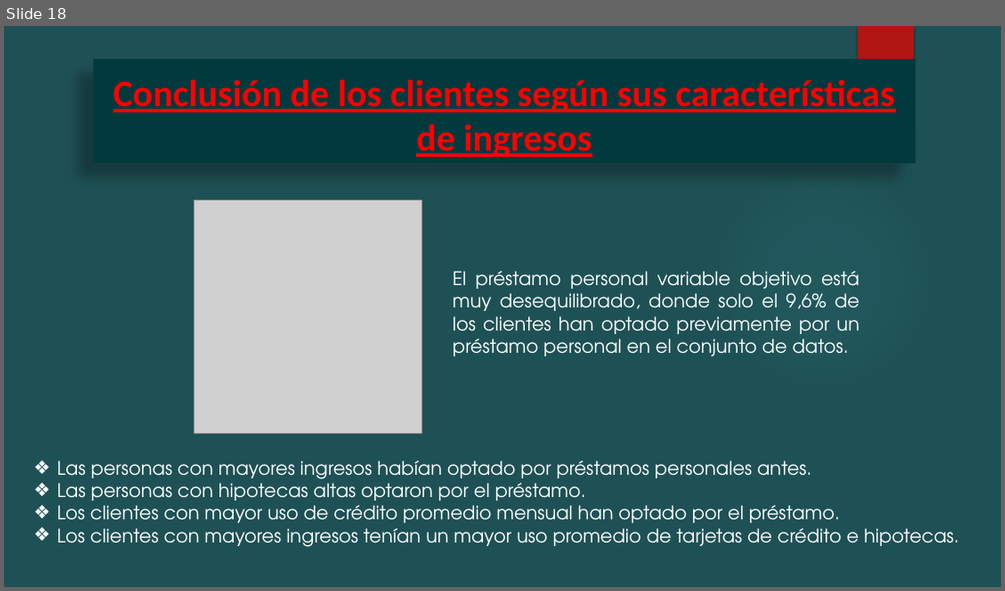
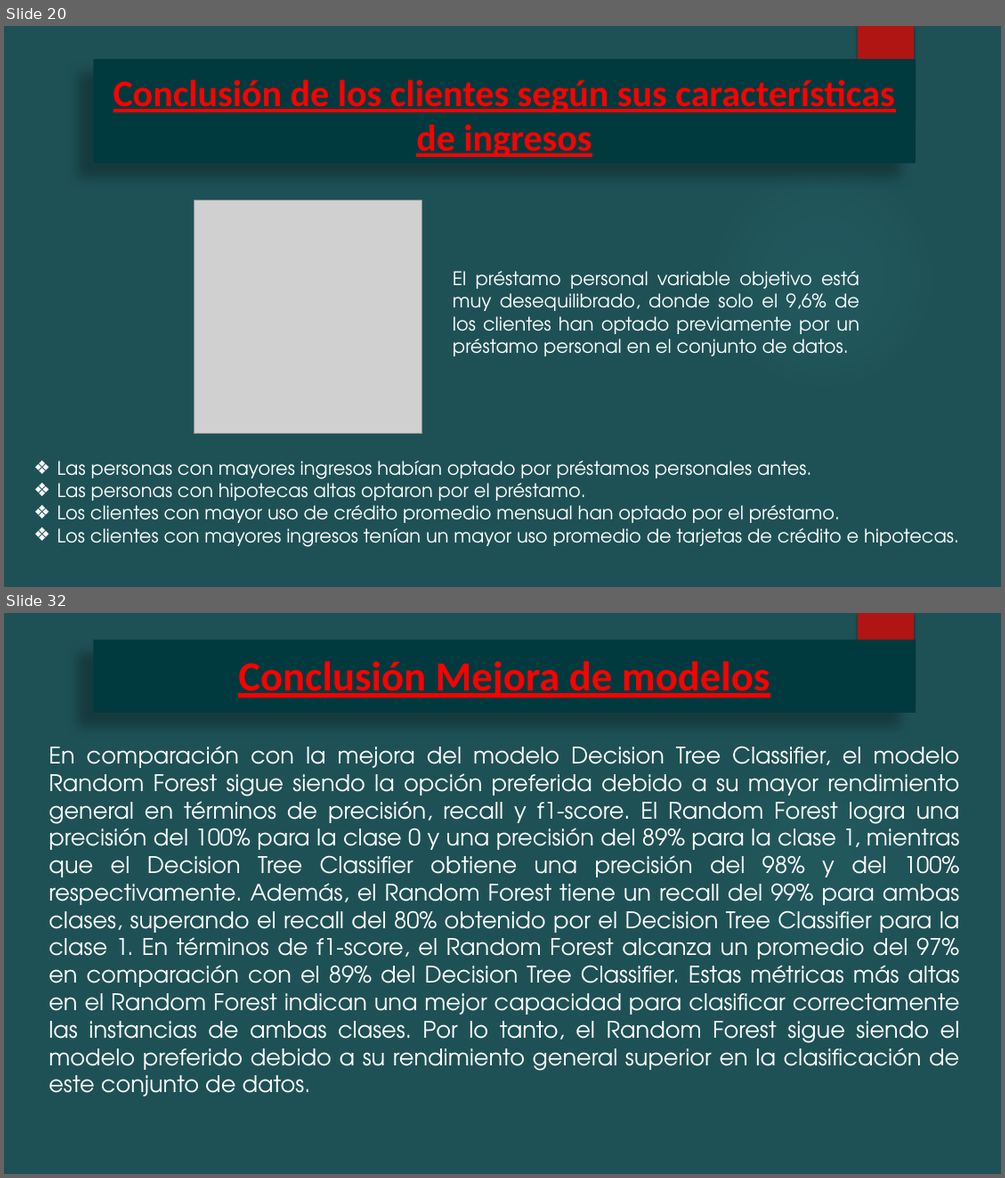
Before and after one commit to Augustobar1991/Proyecto-Coderhouse-Data-Science, a slide deck: Bank/Entrega/Modelado de Prestamos Personales Thera Bank.pptx. Shown one above the other, each under a label of ours: slide 18 before the commit, slides 20 and 32 after it; the slides between them are not shown. The pictures are 1005x591 and 1005x1178 pixels, drawn with LibreOffice and Linux fonts; fonts in the diff are those of the drawing; grey boxes stand for pictures; background and template pictures are left out. Boxes give left, top, right and bottom in pixels: in the first picture for what was removed or moved away, otherwise in the second. Text is boxed around its words. In the diff, an @@ line names an element or a change of style, - is before the commit and + after.

```diff
--- a/Bank/Entrega/Modelado de Prestamos Personales Thera Bank.pptx
+++ b/Bank/Entrega/Modelado de Prestamos Personales Thera Bank.pptx
@@ slide 32 added at box(4, 613, 1001, 1174), background #1E5155; not listed: 2 template elements that a slide beside it also shows @@
@@ title added at box(93, 639, 914, 713), fill #003A3E, 40 pt, text #FF0000, bold, underline @@
+Conclusión Mejora de modelos
@@ text added at box(48, 746, 960, 1096), 22 pt, text #FFFFFF @@
+En comparación con la mejora del modelo Decision Tree Classifier, el modelo Random Forest sigue siendo la opción preferida debido a su mayor rendimiento general en términos de precisión, recall y f1-score. El Random Forest logra una precisión del 100% para la clase 0 y una precisión del 89% para la clase 1, mientras que el Decision Tree Classifier obtiene una precisión del 98% y del 100% respectivamente. Además, el Random Forest tiene un recall del 99% para ambas clases, superando el recall del 80% obtenido por el Decision Tree Classifier para la clase 1. En términos de f1-score, el Random Forest alcanza un promedio del 97% en comparación con el 89% del Decision Tree Classifier. Estas métricas más altas en el Random Forest indican una mejor capacidad para clasificar correctamente las instancias de ambas clases. Por lo tanto, el Random Forest sigue siendo el modelo preferido debido a su rendimiento general superior en la clasificación de este conjunto de datos.
@@ what was slide 18 is now slide 20 @@
```
Also in this commit, not shown: 10 slides changed, 14 other slides added, 2 other files.
